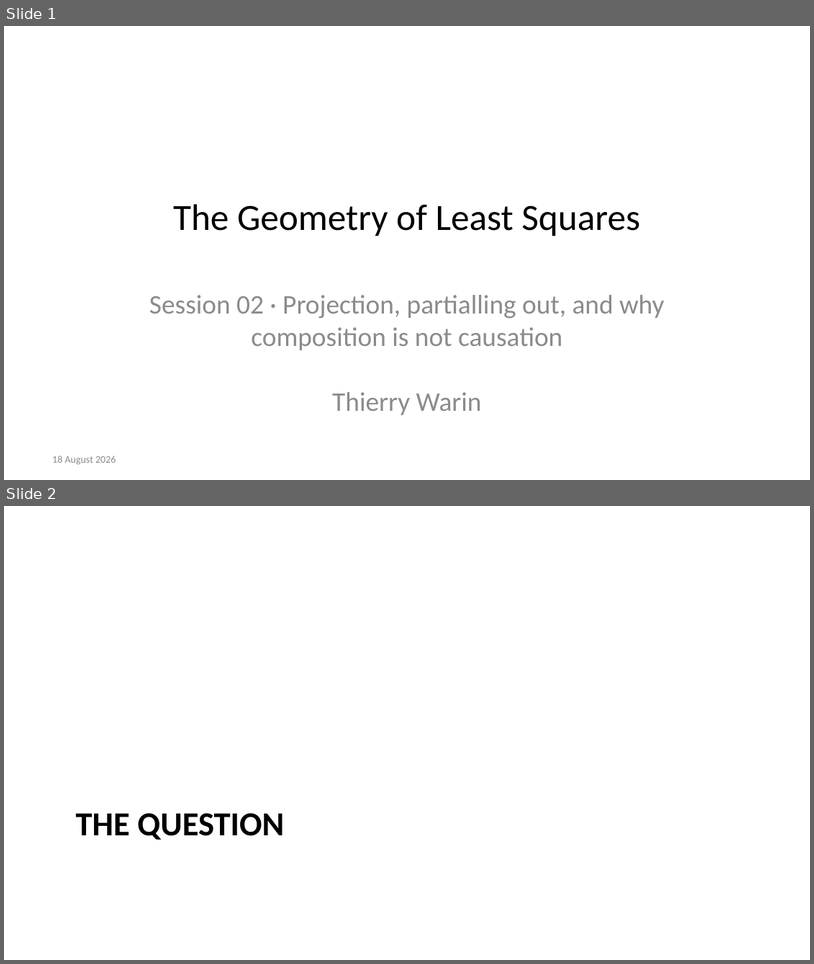
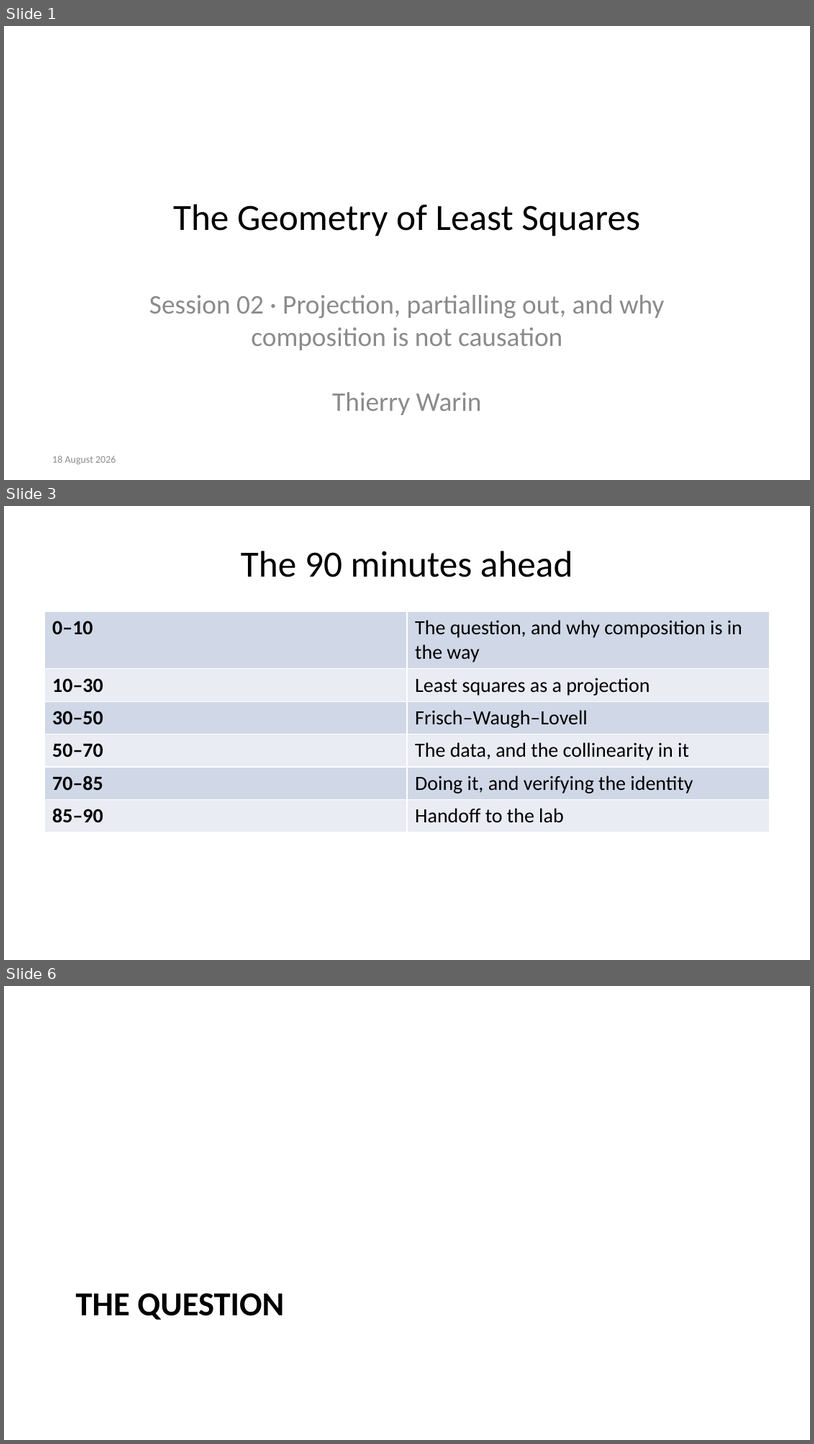
Before and after one commit to warint/quantitative-methods, a slide deck: 02-geometry-of-least-squares/slides.pptx. Shown one above the other, each under a label of ours: slides 1 and 2 before the commit, slides 1, 3 and 6 after it; the slides between them are not shown. The pictures are 814x964 and 814x1444 pixels, drawn with LibreOffice and Linux fonts; fonts in the diff are those of the drawing. Boxes give left, top, right and bottom in pixels: in the first picture for what was removed or moved away, otherwise in the second. Text is boxed around its words. In the diff, an @@ line names an element or a change of style, - is before the commit and + after.

```diff
--- a/02-geometry-of-least-squares/slides.pptx
+++ b/02-geometry-of-least-squares/slides.pptx
@@ slide 3 added at (x1=4, y1=506, x2=810, y2=960), background #FFFFFF @@
@@ title added at (x1=241, y1=551, x2=574, y2=577), 33 pt, text #000000 @@
+The 90 minutes ahead
@@ table added at (x1=44, y1=612, x2=770, y2=911), 6 rows, 2 columns @@
+0–10 | The question, and why composition is in the way
+10–30 | Least squares as a projection
+30–50 | Frisch–Waugh–Lovell
+50–70 | The data, and the collinearity in it
+70–85 | Doing it, and verifying the identity
+85–90 | Handoff to the lab
@@ what was slide 2 is now slide 6 @@
```
Also in this commit, not shown: 8 other slides added, 23 other files.
